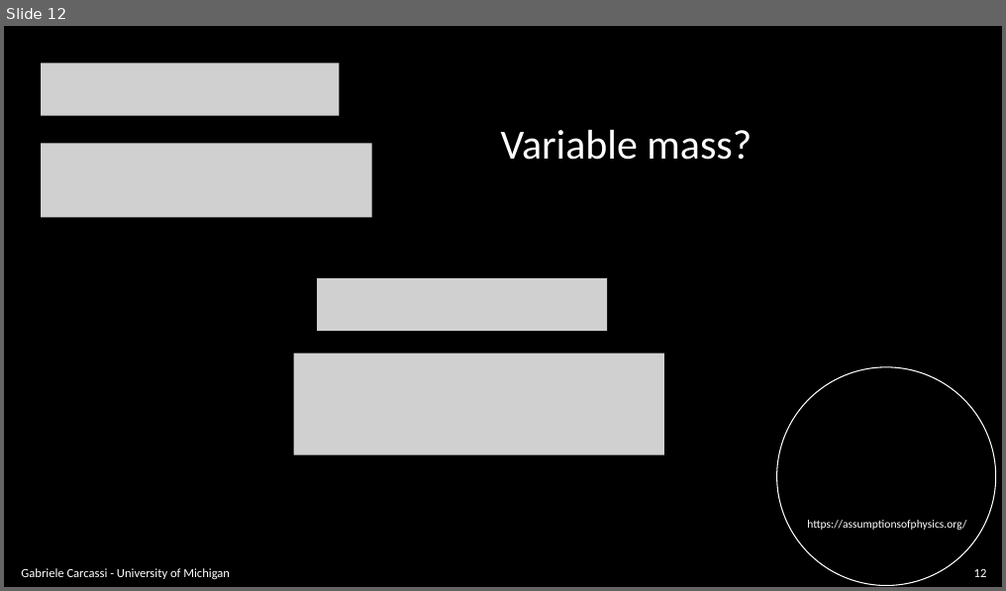
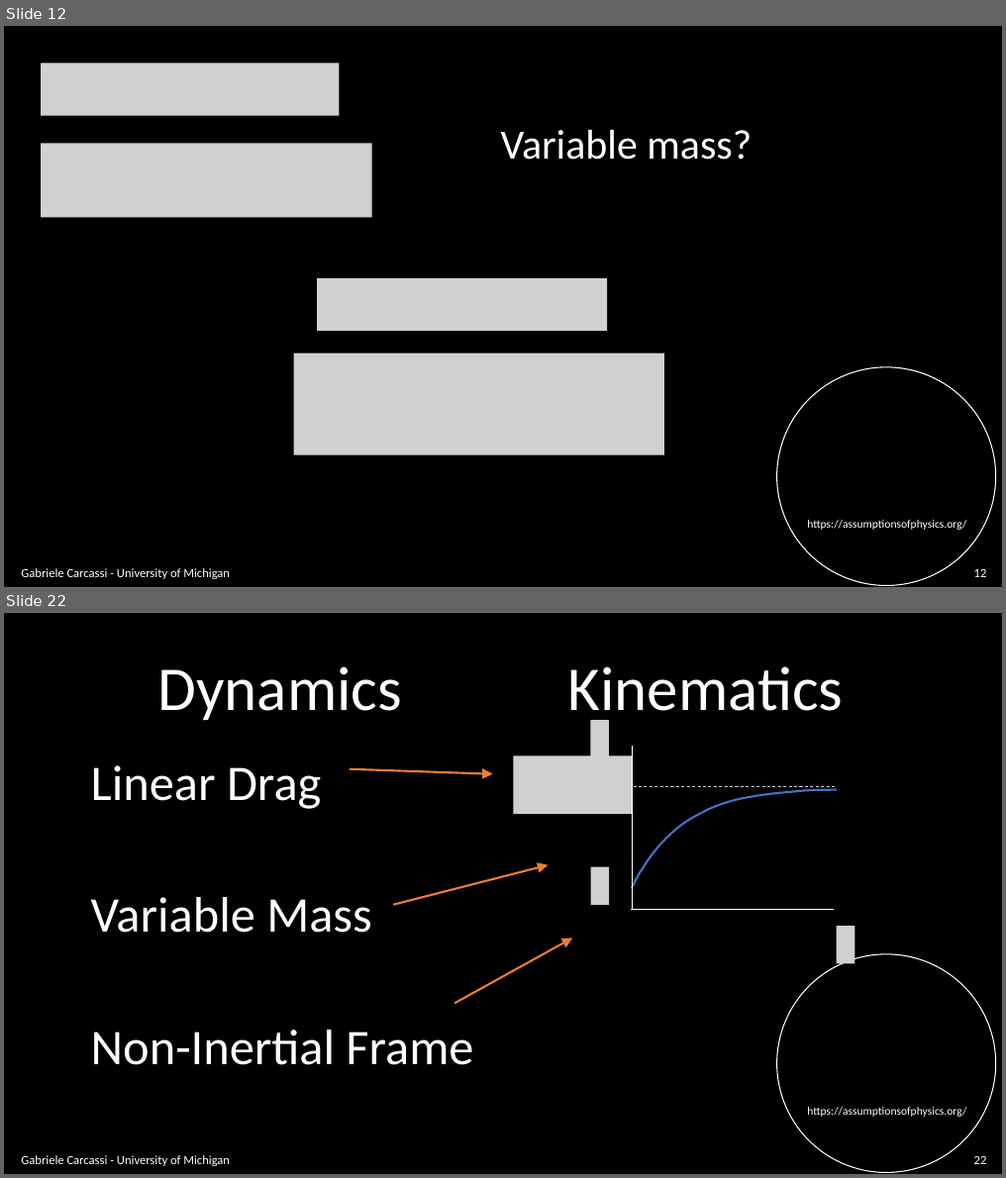
Before and after one commit to assumptionsofphysics/slides, a slide deck: BookCompanions-v2/RP-Class-2.pptx. Shown one above the other, each under a label of ours: slide 12 before the commit, slides 12 and 22 after it; the slides between them are not shown. The pictures are 1006x591 and 1006x1178 pixels, drawn with LibreOffice and Linux fonts; fonts in the diff are those of the drawing; grey boxes stand for pictures; background and template pictures are left out. Boxes give left, top, right and bottom in pixels: in the first picture for what was removed or moved away, otherwise in the second. Text is boxed around its words. In the diff, an @@ line names an element or a change of style, - is before the commit and + after.

```diff
--- a/BookCompanions-v2/RP-Class-2.pptx
+++ b/BookCompanions-v2/RP-Class-2.pptx
@@ slide 22 added at [4,613,1002,1174], background #000000; not listed: 2 template elements that a slide beside it also shows @@
@@ text added at [158,666,402,720], 60 pt, text #FFFFFF @@
+Dynamics
@@ text added at [568,666,844,726], 60 pt, text #FFFFFF @@
+Kinematics
@@ group added at [513,720,855,964]: 4 freeform shapes, 4 pictures @@
@@ text added at [91,765,321,809], 48 pt, text #FFFFFF @@
+Linear Drag
@@ arrow added from (350, 769) to (493, 774), #ED7D31 2 pt @@
@@ arrow added from (393, 905) to (548, 865), #ED7D31 2 pt @@
@@ text added at [91,897,372,933], 48 pt, text #FFFFFF @@
+Variable Mass
@@ arrow added from (454, 1004) to (573, 938), #ED7D31 2 pt @@
@@ text added at [91,1030,473,1065], 48 pt, text #FFFFFF @@
+Non-Inertial Frame
@@ text added at [21,1156,230,1166], 12 pt, text #FFFFFF @@
+Gabriele Carcassi - University of Michigan
@@ page number added at [974,1157,987,1164], 12 pt, text #FFFFFF @@
+22
```
Also in this commit, not shown: 7 slides changed, 3 other slides added, 1 other file.
